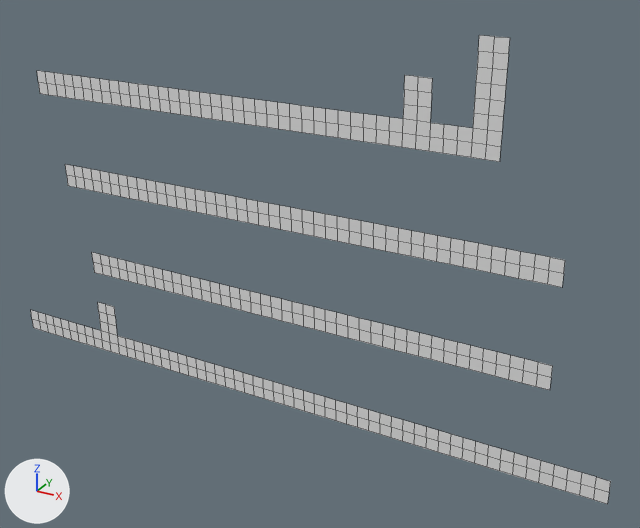
The OBJ model Lemmings/Assets/Tiled2Unity/Meshes/blobbings_1.obj as it was, and as the next commit left it.
Camera for both pictures: a 50 mm lens placed at (216.0, -1758.0, 297.0), pointed at (-767.0, 29.0, -596.0). The lights are fixed; the arrows at lower left show +X, +Y and +Z. Mesh edges are drawn as thin lines. Where no turn or scale is listed for an object, it has been applied to the vertices.

Objects in the first picture: 'blobbings_1'.
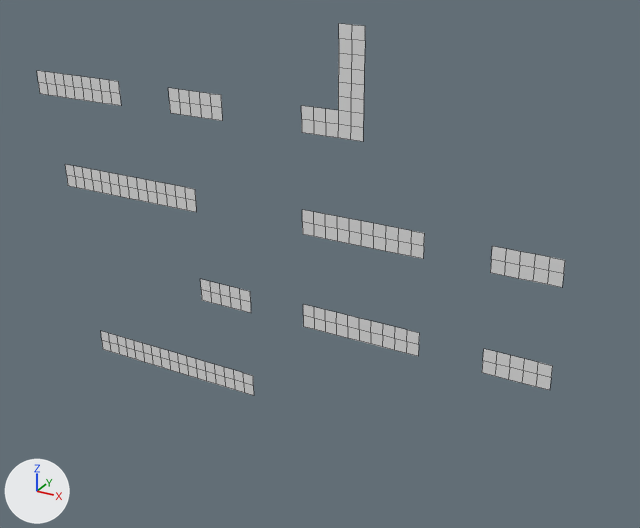
Location of each change, (x1, y1, x2, y2) in pixels of the pictures (640 x 528 px):
'blobbings_1', reshaped (9% narrower, 21% shorter): before (31, 35, 611, 504); after (37, 24, 565, 396)
part 1 of me_blobbings_1, deleted: before (31, 189, 611, 504)
part 2 of me_blobbings_1, cut back: before (221, 35, 510, 162); after (338, 24, 365, 114)
part 3 of me_blobbings_1, deleted: before (119, 81, 170, 113)

What changed in the scene script:
```text
Change me_blobbings_1:
    used by ob_blobbings_1; location = (0.0, 0.0, 0.0)
    remove me_blobbings_1.from_pydata(...)  # 597 vertices, 390 faces; spans x -1792.0..0.0, y 0.0, z -1024.0..0.0
    add me_blobbings_1.from_pydata(...)  # 303 vertices, 182 faces; spans x -1632.0..-160.0, y 0.0, z -1024.0..0.0
    me_blobbings_1 part 1: 225 vertices removed from x -1792.0..0.0, y 0.0, z -1024.0..-448.0
    me_blobbings_1 part 2: 2 vertices moved from x -608.0..-576.0, y 0.0, z -192.0 to x -640.0, y 0.0, z -160.0..-128.0; 73 vertices removed from x -992.0..-320.0, y 0.0, z -256.0..0.0; 16 vertices added at x -704.0..-640.0, y 0.0, z -160.0..0.0
    me_blobbings_1 part 3: 12 vertices removed from x -1312.0..-1216.0, y 0.0, z -256.0..-192.0
```
